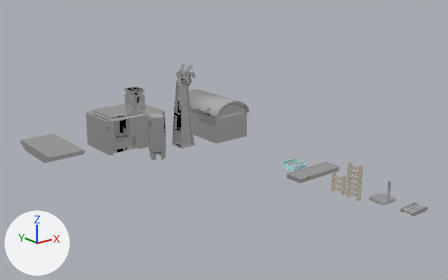
What one commit did to the FBX model Assets/_Visual/Models/level_1_objects.fbx.
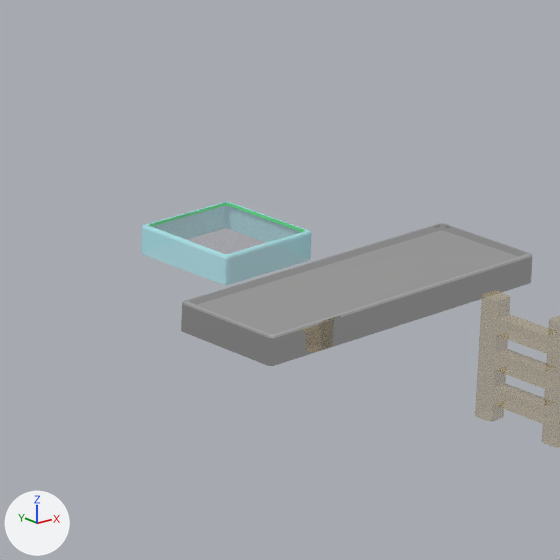
Each version appears first whole from a 50 mm camera at (-36.39, -47.68, 23.3) aimed at (1.71, -0.07, 4.25), and next in a close-up on the part from 58% to 77% of the width and 46% to 76% of the height. The lights are fixed; the arrows at lower left show +X, +Y and +Z. The close-ups show mesh edges as thin lines.

Objects in the first close-up: 'farmPlot_1x1', 'farmPlot_1x3'.
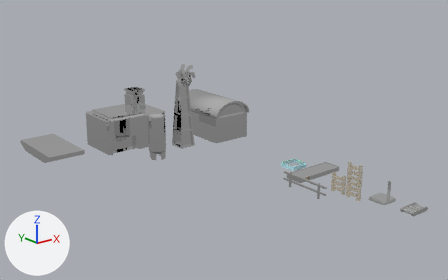
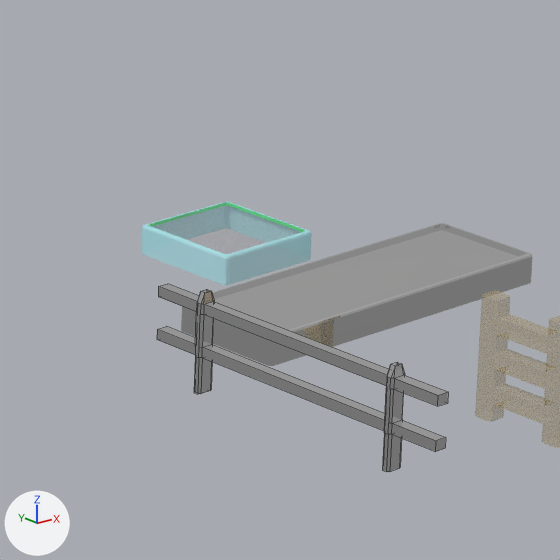
The change, as JSON lines over the scene's bpy script:
```json
{"op": "add", "block": "me_cube_010", "code": ["me_cube_010 = bpy.data.meshes.new('Cube.010')", "me_cube_010.from_pydata(...)  # 104 vertices, 100 faces; spans x -0.14..0.14, y -2.85..2.85, z 0.0..1.61", "me_cube_010.materials.append(mat_imphenziapixpal)  # its picture is missing"]}
{"op": "add", "block": "ob_fence", "code": ["ob_fence = bpy.data.objects.new('fence', me_cube_010)", "ob_fence.location = (5.48, -8.0, 0.0)"]}
```

Pixel boxes (x1, y1, x2, y2) of what changed, in the close-ups (560 x 560 px):
```json
{"object": "fence", "change": "added", "after": [157, 284, 448, 472]}
```
